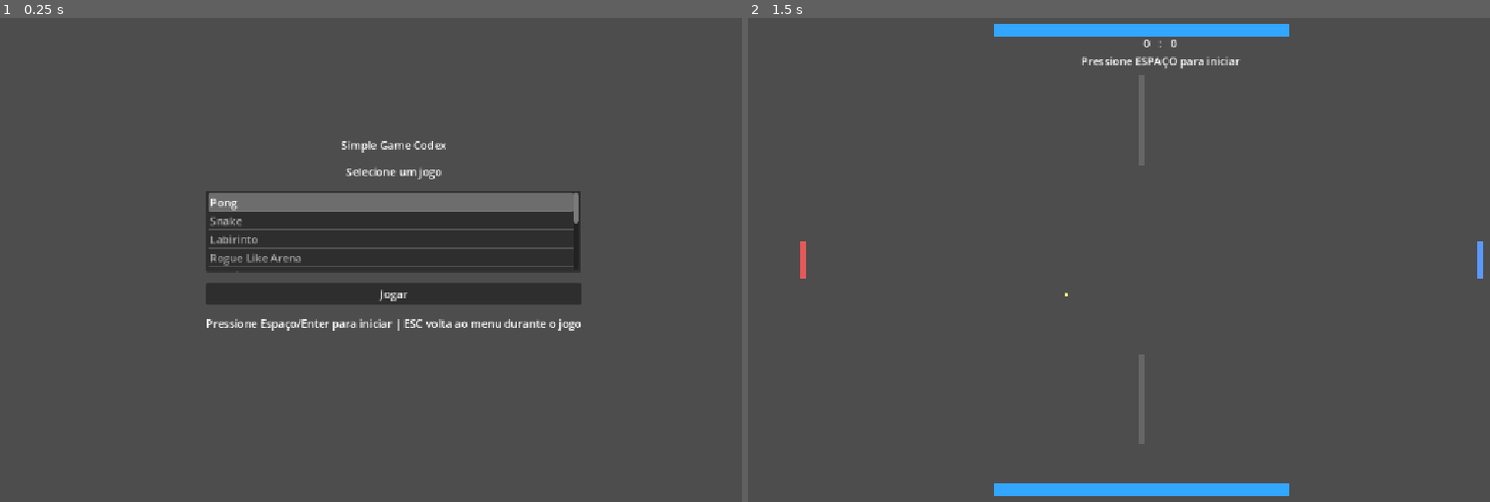
Above: before the commit, frames 1-2 (left to right).
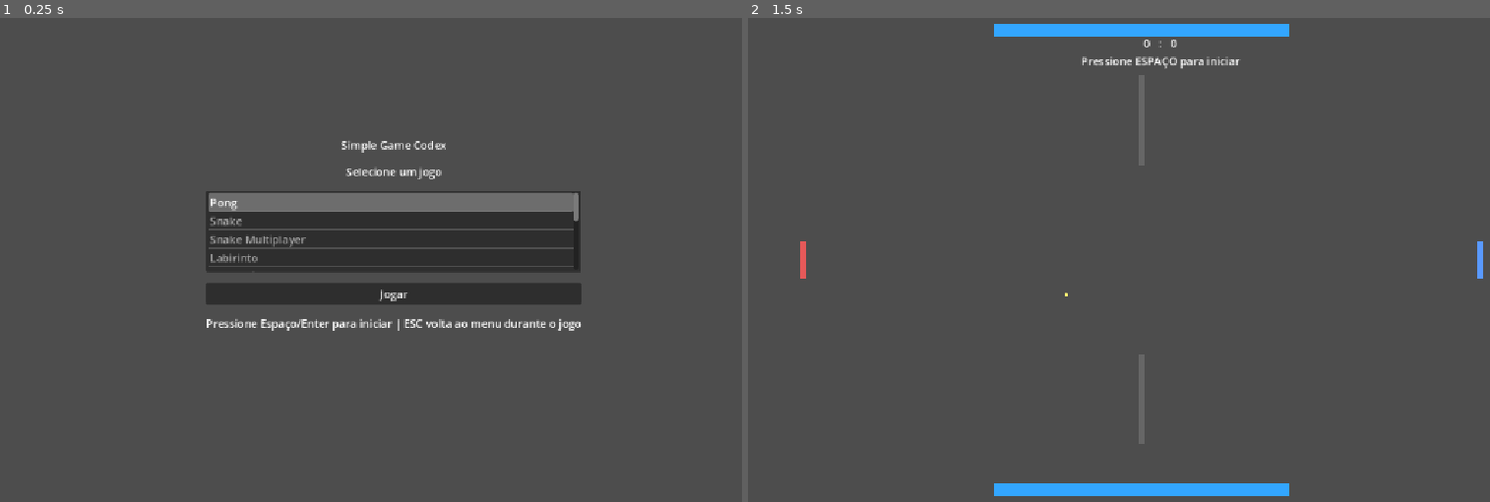
Above: after the commit, the same moments.

Repository: vmagione/Simple-games-prototypes
Game: Godot game, scene res://Scenes/Menu.tscn
Same seed, same stepped clock (60 frames per second), same inputs: the game is played once before the commit and once after it.
Inputs:
- Up to frame 1 (0.25 s): no input
- Up to frame 2 (1.5 s): click "Jogar" at 0.5 s; tap Space at 1.25 s; hold Right (ui_right) from 1.28 s (still down); tap A (guitar_lane_a) at 1.35 s

The runs differ from the first frame. In frame 1, 0.2% of the frame differs, in the area x 28-78%, y 41-52%; in frame 2, nothing differs.

Commit message:
Add multiplayer snake with LAN room lobby

Diff:
--- /dev/null
+++ b/Scenes/SnakeMultiplayer.tscn
@@ -0,0 +1,70 @@
+[gd_scene load_steps=2 format=3]
+
+[ext_resource type="Script" path="res://Scripts/snake_multiplayer_game.gd" id="1_script"]
+
+[node name="SnakeMultiplayer" type="Node2D"]
+script = ExtResource("1_script")
+
+[node name="Walls" type="Node2D" parent="."]
+
+[node name="Snakes" type="Node2D" parent="."]
+
+[node name="Food" type="Node2D" parent="."]
+
+[node name="TickTimer" type="Timer" parent="."]
+wait_time = 0.12
+
+[node name="CanvasLayer" type="CanvasLayer" parent="."]
+
+[node name="InfoLabel" type="Label" parent="CanvasLayer"]
+offset_left = 20.0
+offset_top = 18.0
+offset_right = 1130.0
+offset_bottom = 56.0
+text = "Snake Multiplayer"
+
+[node name="LobbyPanel" type="Panel" parent="CanvasLayer"]
+offset_left = 250.0
+offset_top = 90.0
+offset_right = 900.0
+offset_bottom = 640.0
+
+[node name="MarginContainer" type="MarginContainer" parent="CanvasLayer/LobbyPanel"]
+offset_left = 16.0
+offset_top = 16.0
+offset_right = 634.0
+offset_bottom = 534.0
+
+[node name="VBoxContainer" type="VBoxContainer" parent="CanvasLayer/LobbyPanel/MarginContainer"]
+layout_mode = 2
+
+[node name="TitleLabel" type="Label" parent="CanvasLayer/LobbyPanel/MarginContainer/VBoxContainer"]
+layout_mode = 2
+text = "Salas Snake Multiplayer"
+
+[node name="RoomList" type="ItemList" parent="CanvasLayer/LobbyPanel/MarginContainer/VBoxContainer"]
+custom_minimum_size = Vector2(0, 260)
+layout_mode = 2
+
+[node name="RoomCodeLine" type="LineEdit" parent="CanvasLayer/LobbyPanel/MarginContainer/VBoxContainer"]
+layout_mode = 2
+placeholder_text = "Código da sala para entrar"
+
+[node name="ButtonRow" type="HBoxContainer" parent="CanvasLayer/LobbyPanel/MarginContainer/VBoxContainer"]
+layout_mode = 2
+
+[node name="RefreshButton" type="Button" parent="CanvasLayer/LobbyPanel/MarginContainer/VBoxContainer/ButtonRow"]
+layout_mode = 2
+text = "Atualizar salas"
+
+[node name="CreateButton" type="Button" parent="CanvasLayer/LobbyPanel/MarginContainer/VBoxContainer/ButtonRow"]
+layout_mode = 2
+text = "Criar sala"
+
+[node name="JoinButton" type="Button" parent="CanvasLayer/LobbyPanel/MarginContainer/VBoxContainer/ButtonRow"]
+layout_mode = 2
+text = "Entrar por código"
+
+[node name="StatusLabel" type="Label" parent="CanvasLayer/LobbyPanel/MarginContainer/VBoxContainer"]
+layout_mode = 2
+text = "Pressione ESC para voltar ao menu"
--- a/Scripts/menu.gd
+++ b/Scripts/menu.gd
@@ -5,6 +5,7 @@
 const GAMES := [
 	{"name": "Pong", "scene": "res://Scenes/Main.tscn"},
 	{"name": "Snake", "scene": "res://Scenes/Snake.tscn"},
+	{"name": "Snake Multiplayer", "scene": "res://Scenes/SnakeMultiplayer.tscn"},
 	{"name": "Labirinto", "scene": "res://Scenes/Maze.tscn"},
 	{"name": "Rogue Like Arena", "scene": "res://Scenes/RogueLike.tscn"},
 	{"name": "Desvio", "scene": "res://Scenes/Dodger.tscn"},
--- /dev/null
+++ b/Scripts/snake_multiplayer_game.gd
@@ -0,0 +1,455 @@
+extends Node2D
+
+const GRID_SIZE := 24
+const GRID_WIDTH := 48
+const GRID_HEIGHT := 30
+const GAME_PORT := 42345
+const DISCOVERY_PORT := 42346
+const MAX_CLIENTS := 12
+const DISCOVER_REQUEST := "SNAKE_DISCOVER"
+
+@onready var wall_container: Node2D = $Walls
+@onready var snakes_container: Node2D = $Snakes
+@onready var food_container: Node2D = $Food
+@onready var tick_timer: Timer = $TickTimer
+@onready var info_label: Label = $CanvasLayer/InfoLabel
+@onready var lobby_panel: Panel = $CanvasLayer/LobbyPanel
+@onready var room_list: ItemList = $CanvasLayer/LobbyPanel/MarginContainer/VBoxContainer/RoomList
+@onready var room_code_line: LineEdit = $CanvasLayer/LobbyPanel/MarginContainer/VBoxContainer/RoomCodeLine
+@onready var status_label: Label = $CanvasLayer/LobbyPanel/MarginContainer/VBoxContainer/StatusLabel
+@onready var refresh_button: Button = $CanvasLayer/LobbyPanel/MarginContainer/VBoxContainer/ButtonRow/RefreshButton
+@onready var create_button: Button = $CanvasLayer/LobbyPanel/MarginContainer/VBoxContainer/ButtonRow/CreateButton
+@onready var join_button: Button = $CanvasLayer/LobbyPanel/MarginContainer/VBoxContainer/ButtonRow/JoinButton
+
+var _square_texture: Texture2D
+var _is_host := false
+var _room_code := ""
+var _my_peer_id := 1
+var _snakes: Dictionary = {}
+var _directions: Dictionary = {}
+var _next_directions: Dictionary = {}
+var _pending_growth: Dictionary = {}
+var _scores: Dictionary = {}
+var _alive: Dictionary = {}
+var _foods: Array[Vector2i] = []
+var _player_colors: Dictionary = {}
+var _known_rooms: Array[Dictionary] = []
+
+var _discovery_sender := PacketPeerUDP.new()
+var _discovery_listener := PacketPeerUDP.new()
+
+func _ready() -> void:
+	_square_texture = preload("res://Assets/Sprites/Square.png")
+	_randomize_seed()
+	_draw_walls()
+	_clear_board()
+	_configure_discovery_listener()
+	refresh_button.pressed.connect(_refresh_rooms)
+	create_button.pressed.connect(_create_room)
+	join_button.pressed.connect(_join_by_code)
+	room_list.item_activated.connect(_on_room_activated)
+	tick_timer.timeout.connect(_on_server_tick)
+	multiplayer.peer_connected.connect(_on_peer_connected)
+	multiplayer.peer_disconnected.connect(_on_peer_disconnected)
+	multiplayer.connected_to_server.connect(_on_connected_to_server)
+	multiplayer.connection_failed.connect(_on_connection_failed)
+	multiplayer.server_disconnected.connect(_on_server_disconnected)
+	_refresh_rooms()
+
+func _process(_delta: float) -> void:
+	_poll_discovery_packets()
+	if _is_host:
+		_advertise_room_if_requested()
+
+func _unhandled_input(event: InputEvent) -> void:
+	if event.is_action_pressed("ui_cancel"):
+		_leave_room_if_needed()
+		get_tree().change_scene_to_file("res://Scenes/Menu.tscn")
+		return
+
+	if lobby_panel.visible:
+		return
+
+	if event.is_action_pressed("ui_up"):
+		_send_direction(Vector2i.UP)
+	elif event.is_action_pressed("ui_down"):
+		_send_direction(Vector2i.DOWN)
+	elif event.is_action_pressed("ui_left"):
+		_send_direction(Vector2i.LEFT)
+	elif event.is_action_pressed("ui_right"):
+		_send_direction(Vector2i.RIGHT)
+
+func _send_direction(dir: Vector2i) -> void:
+	if _is_host:
+		_server_set_direction(_my_peer_id, dir)
+	elif multiplayer.multiplayer_peer != null:
+		rpc_id(1, "server_set_direction", dir)
+
+func _refresh_rooms() -> void:
+	_known_rooms.clear()
+	_rebuild_room_list()
+	status_label.text = "Buscando salas na rede local..."
+	_discovery_sender.close()
+	var bind_error := _discovery_sender.bind(0)
+	if bind_error != OK:
+		status_label.text = "Não foi possível procurar salas (erro %d)." % bind_error
+		return
+	_discovery_sender.set_broadcast_enabled(true)
+	_discovery_sender.set_dest_address("255.255.255.255", DISCOVERY_PORT)
+	_discovery_sender.put_packet(DISCOVER_REQUEST.to_utf8_buffer())
+
+func _create_room() -> void:
+	_leave_room_if_needed()
+	var peer := ENetMultiplayerPeer.new()
+	var error := peer.create_server(GAME_PORT, MAX_CLIENTS)
+	if error != OK:
+		status_label.text = "Falha ao criar sala. Porta %d ocupada? (erro %d)" % [GAME_PORT, error]
+		return
+
+	_room_code = _generate_room_code()
+	_is_host = true
+	multiplayer.multiplayer_peer = peer
+	_my_peer_id = multiplayer.get_unique_id()
+	_setup_host_state()
+	_start_match_ui()
+	status_label.text = "Sala criada! Código: %s" % _room_code
+
+func _join_by_code() -> void:
+	var target_code := room_code_line.text.strip_edges().to_upper()
+	if target_code.is_empty():
+		status_label.text = "Digite o código da sala para entrar."
+		return
+
+	for room in _known_rooms:
+		if room.get("code", "") == target_code:
+			_join_room(room)
+			return
+
+	status_label.text = "Sala %s não encontrada. Atualize a lista." % target_code
+
+func _on_room_activated(index: int) -> void:
+	if index < 0 or index >= _known_rooms.size():
+		return
+	_join_room(_known_rooms[index])
+
+func _join_room(room: Dictionary) -> void:
+	_leave_room_if_needed()
+	var peer := ENetMultiplayerPeer.new()
+	var error := peer.create_client(room.get("ip", ""), int(room.get("port", GAME_PORT)))
+	if error != OK:
+		status_label.text = "Falha ao entrar na sala (erro %d)." % error
+		return
+
+	_room_code = room.get("code", "")
+	_is_host = false
+	multiplayer.multiplayer_peer = peer
+	status_label.text = "Conectando na sala %s..." % _room_code
+
+func _on_connected_to_server() -> void:
+	_my_peer_id = multiplayer.get_unique_id()
+	_start_match_ui()
+	status_label.text = "Conectado! Sala %s" % _room_code
+
+func _on_connection_failed() -> void:
+	status_label.text = "Falha na conexão com a sala."
+	_leave_room_if_needed()
+
+func _on_server_disconnected() -> void:
+	status_label.text = "Conexão encerrada."
+	_leave_room_if_needed()
+
+func _on_peer_connected(peer_id: int) -> void:
+	if not _is_host:
+		return
+	_spawn_player(peer_id)
+	_sync_state_to_clients()
+
+func _on_peer_disconnected(peer_id: int) -> void:
+	_snakes.erase(peer_id)
+	_directions.erase(peer_id)
+	_next_directions.erase(peer_id)
+	_pending_growth.erase(peer_id)
+	_scores.erase(peer_id)
+	_alive.erase(peer_id)
+	_player_colors.erase(peer_id)
+	if _is_host:
+		_ensure_food_count()
+		_sync_state_to_clients()
+
+func _setup_host_state() -> void:
+	_snakes.clear()
+	_directions.clear()
+	_next_directions.clear()
+	_pending_growth.clear()
+	_scores.clear()
+	_alive.clear()
+	_player_colors.clear()
+	_foods.clear()
+	_spawn_player(_my_peer_id)
+	_ensure_food_count()
+	_sync_state_to_clients()
+	tick_timer.start()
+
+func _spawn_player(peer_id: int) -> void:
+	var spawn := _find_free_spawn_cell()
+	_snakes[peer_id] = [spawn, spawn + Vector2i.LEFT, spawn + Vector2i.LEFT * 2]
+	_directions[peer_id] = Vector2i.RIGHT
+	_next_directions[peer_id] = Vector2i.RIGHT
+	_pending_growth[peer_id] = 0
+	_scores[peer_id] = 0
+	_alive[peer_id] = true
+	_player_colors[peer_id] = Color.from_hsv(float(peer_id % 10) / 10.0, 0.9, 0.95)
+
+func _find_free_spawn_cell() -> Vector2i:
+	for _attempt in 32:
+		var candidate := Vector2i(randi_range(3, GRID_WIDTH - 4), randi_range(3, GRID_HEIGHT - 4))
+		if _is_cell_free(candidate):
+			return candidate
+	return Vector2i(4, 4)
+
+func _is_cell_free(cell: Vector2i) -> bool:
+	for snake in _snakes.values():
+		if (snake as Array).has(cell):
+			return false
+	return not _foods.has(cell)
+
+func _on_server_tick() -> void:
+	if not _is_host:
+		return
+
+	var planned_heads: Dictionary = {}
+	for peer_id in _snakes.keys():
+		if not _alive.get(peer_id, false):
+			continue
+		var current_dir: Vector2i = _directions[peer_id]
+		var wanted_dir: Vector2i = _next_directions[peer_id]
+		if wanted_dir + current_dir != Vector2i.ZERO:
+			_directions[peer_id] = wanted_dir
+		planned_heads[peer_id] = (_snakes[peer_id] as Array[Vector2i])[0] + _directions[peer_id]
+
+	var occupied := {}
+	for pid in _snakes.keys():
+		for segment in _snakes[pid]:
+			occupied[segment] = true
+
+	var head_counts := {}
+	for head in planned_heads.values():
+		head_counts[head] = int(head_counts.get(head, 0)) + 1
+
+	for peer_id in planned_heads.keys():
+		var head: Vector2i = planned_heads[peer_id]
+		var dead := _hits_wall(head) or occupied.has(head) or int(head_counts.get(head, 0)) > 1
+		if dead:
+			_alive[peer_id] = false
+			continue
+
+		var snake := _snakes[peer_id] as Array[Vector2i]
+		snake.push_front(head)
+		var ate_food := false
+		for food_index in _foods.size():
+			if _foods[food_index] == head:
+				ate_food = true
+				_foods.remove_at(food_index)
+				break
+
+		if ate_food:
+			_scores[peer_id] = int(_scores.get(peer_id, 0)) + 1
+			_pending_growth[peer_id] = int(_pending_growth.get(peer_id, 0)) + 1
+
+		if int(_pending_growth.get(peer_id, 0)) > 0:
+			_pending_growth[peer_id] = int(_pending_growth.get(peer_id, 0)) - 1
+		else:
+			snake.pop_back()
+		_snakes[peer_id] = snake
+
+	_ensure_food_count()
+	_sync_state_to_clients()
+
+func _ensure_food_count() -> void:
+	var target_food_count := max(_snakes.size(), 1)
+	while _foods.size() < target_food_count:
+		_spawn_food()
+	while _foods.size() > target_food_count:
+		_foods.pop_back()
+
+func _spawn_food() -> void:
+	for _attempt in 200:
+		var candidate := Vector2i(randi_range(1, GRID_WIDTH - 2), randi_range(1, GRID_HEIGHT - 2))
+		if _is_cell_free(candidate):
+			_foods.append(candidate)
+			return
+
+func _hits_wall(cell: Vector2i) -> bool:
+	return cell.x <= 0 or cell.x >= GRID_WIDTH - 1 or cell.y <= 0 or cell.y >= GRID_HEIGHT - 1
+
+func _sync_state_to_clients() -> void:
+	var payload := {
+		"snakes": _snakes,
+		"foods": _foods,
+		"scores": _scores,
+		"alive": _alive,
+		"colors": _player_colors
+	}
+	_apply_state(payload)
+	rpc("client_receive_state", payload)
+
+@rpc("any_peer", "reliable")
+func server_set_direction(direction: Vector2i) -> void:
+	_server_set_direction(multiplayer.get_remote_sender_id(), direction)
+
+func _server_set_direction(peer_id: int, direction: Vector2i) -> void:
+	if not _next_directions.has(peer_id):
+		return
+	var current_dir: Vector2i = _directions.get(peer_id, Vector2i.RIGHT)
+	if direction + current_dir == Vector2i.ZERO:
+		return
+	_next_directions[peer_id] = direction
+
+@rpc("authority", "unreliable")
+func client_receive_state(payload: Dictionary) -> void:
+	_apply_state(payload)
+
+func _apply_state(payload: Dictionary) -> void:
+	_snakes = payload.get("snakes", {})
+	_foods = payload.get("foods", [])
+	_scores = payload.get("scores", {})
+	_alive = payload.get("alive", {})
+	_player_colors = payload.get("colors", {})
+	_render_snakes()
+	_render_foods()
+	_update_info_label()
+
+func _start_match_ui() -> void:
+	lobby_panel.visible = false
+	room_code_line.clear()
+	_update_info_label()
+
+func _leave_room_if_needed() -> void:
+	if tick_timer.time_left > 0.0:
+		tick_timer.stop()
+	if multiplayer.multiplayer_peer != null:
+		multiplayer.multiplayer_peer.close()
+		multiplayer.multiplayer_peer = null
+	_is_host = false
+	_room_code = ""
+	_snakes.clear()
+	_foods.clear()
+	_clear_board()
+	lobby_panel.visible = true
+
+func _clear_board() -> void:
+	for child in snakes_container.get_children():
+		child.queue_free()
+	for child in food_container.get_children():
+		child.queue_free()
+	info_label.text = "Snake Multiplayer | ESC para voltar ao menu"
+
+func _draw_walls() -> void:
+	for child in wall_container.get_children():
+		child.queue_free()
+	for x in GRID_WIDTH:
+		_add_square(wall_container, Vector2i(x, 0), Color.WHITE)
+		_add_square(wall_container, Vector2i(x, GRID_HEIGHT - 1), Color.WHITE)
+	for y in GRID_HEIGHT:
+		_add_square(wall_container, Vector2i(0, y), Color.WHITE)
+		_add_square(wall_container, Vector2i(GRID_WIDTH - 1, y), Color.WHITE)
+
+func _render_snakes() -> void:
+	for child in snakes_container.get_children():
+		child.queue_free()
+
+	for peer_id in _snakes.keys():
+		var snake: Array = _snakes[peer_id]
+		var base_color: Color = _player_colors.get(peer_id, Color(0.2, 0.9, 0.2))
+		for index in snake.size():
+			var color := base_color
+			if index == 0:
+				color = color.lightened(0.25)
+			if not _alive.get(peer_id, false):
+				color = Color(0.4, 0.4, 0.4)
+			_add_square(snakes_container, snake[index], color)
+
+func _render_foods() -> void:
+	for child in food_container.get_children():
+		child.queue_free()
+	for food in _foods:
+		var sprite := _add_square(food_container, food, Color(0.95, 0.15, 0.15, 1.0))
+		sprite.scale = Vector2(0.55, 0.55)
+
+func _update_info_label() -> void:
+	if lobby_panel.visible:
+		info_label.text = "Snake Multiplayer | escolha/crie uma sala"
+		return
+	var score_parts: Array[String] = []
+	for peer_id in _scores.keys():
+		var status := "vivo"
+		if not _alive.get(peer_id, false):
+			status = "morto"
+		score_parts.append("P%s: %d (%s)" % [str(peer_id), int(_scores[peer_id]), status])
+	info_label.text = "Sala %s | %s | ESC para menu" % [_room_code, "  ".join(score_parts)]
+
+func _add_square(parent: Node2D, cell: Vector2i, color: Color) -> Sprite2D:
+	var sprite := Sprite2D.new()
+	sprite.texture = _square_texture
+	sprite.modulate = color
+	sprite.position = Vector2(cell * GRID_SIZE) + Vector2(GRID_SIZE / 2, GRID_SIZE / 2)
+	parent.add_child(sprite)
+	return sprite
+
+func _rebuild_room_list() -> void:
+	room_list.clear()
+	for room in _known_rooms:
+		room_list.add_item("%s  |  Código: %s  |  %s" % [room.get("name", "Sala"), room.get("code", "----"), room.get("ip", "")])
+
+func _configure_discovery_listener() -> void:
+	_discovery_listener.close()
+	var error := _discovery_listener.bind(DISCOVERY_PORT)
+	if error != OK:
+		status_label.text = "Aviso: descoberta LAN indisponível (erro %d)." % error
+
+func _poll_discovery_packets() -> void:
+	while _discovery_listener.get_available_packet_count() > 0:
+		var packet := _discovery_listener.get_packet().get_string_from_utf8()
+		var sender_ip := _discovery_listener.get_packet_ip()
+		if packet == DISCOVER_REQUEST and _is_host:
+			var response := JSON.stringify({
+				"type": "room",
+				"name": "Sala %s" % _room_code,
+				"code": _room_code,
+				"ip": _get_local_ipv4(),
+				"port": GAME_PORT
+			})
+			_discovery_listener.set_dest_address(sender_ip, _discovery_listener.get_packet_port())
+			_discovery_listener.put_packet(response.to_utf8_buffer())
+		elif packet.begins_with("{"):
+			var parsed := JSON.parse_string(packet)
+			if typeof(parsed) == TYPE_DICTIONARY and parsed.get("type", "") == "room":
+				_register_room(parsed)
+
+func _register_room(room: Dictionary) -> void:
+	for existing in _known_rooms:
+		if existing.get("code", "") == room.get("code", ""):
+			return
+	_known_rooms.append(room)
+	_rebuild_room_list()
+	status_label.text = "%d sala(s) encontrada(s)." % _known_rooms.size()
+
+func _advertise_room_if_requested() -> void:
+	# Placeholder para manter host apto a responder pacotes LAN em _poll_discovery_packets.
+	pass
+
+func _generate_room_code() -> String:
+	var letters := "ABCDEFGHJKLMNPQRSTUVWXYZ23456789"
+	var code := ""
+	for _i in 6:
+		code += letters[randi_range(0, letters.length() - 1)]
+	return code
+
+func _randomize_seed() -> void:
+	seed(Time.get_unix_time_from_system())
+
+func _get_local_ipv4() -> String:
+	for address in IP.get_local_addresses():
+		if address.contains(".") and not address.begins_with("127."):
+			return address
+	return "127.0.0.1"
